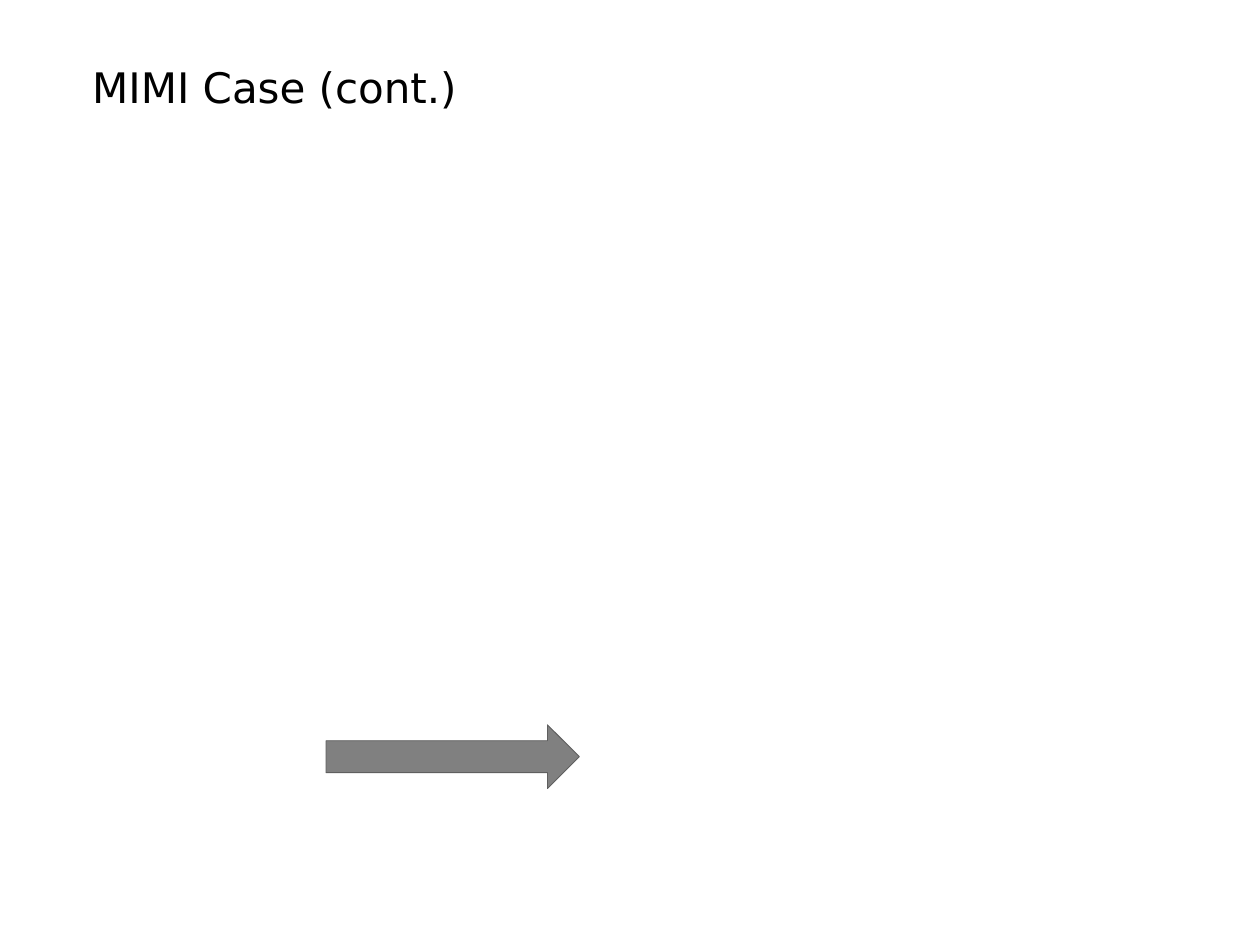
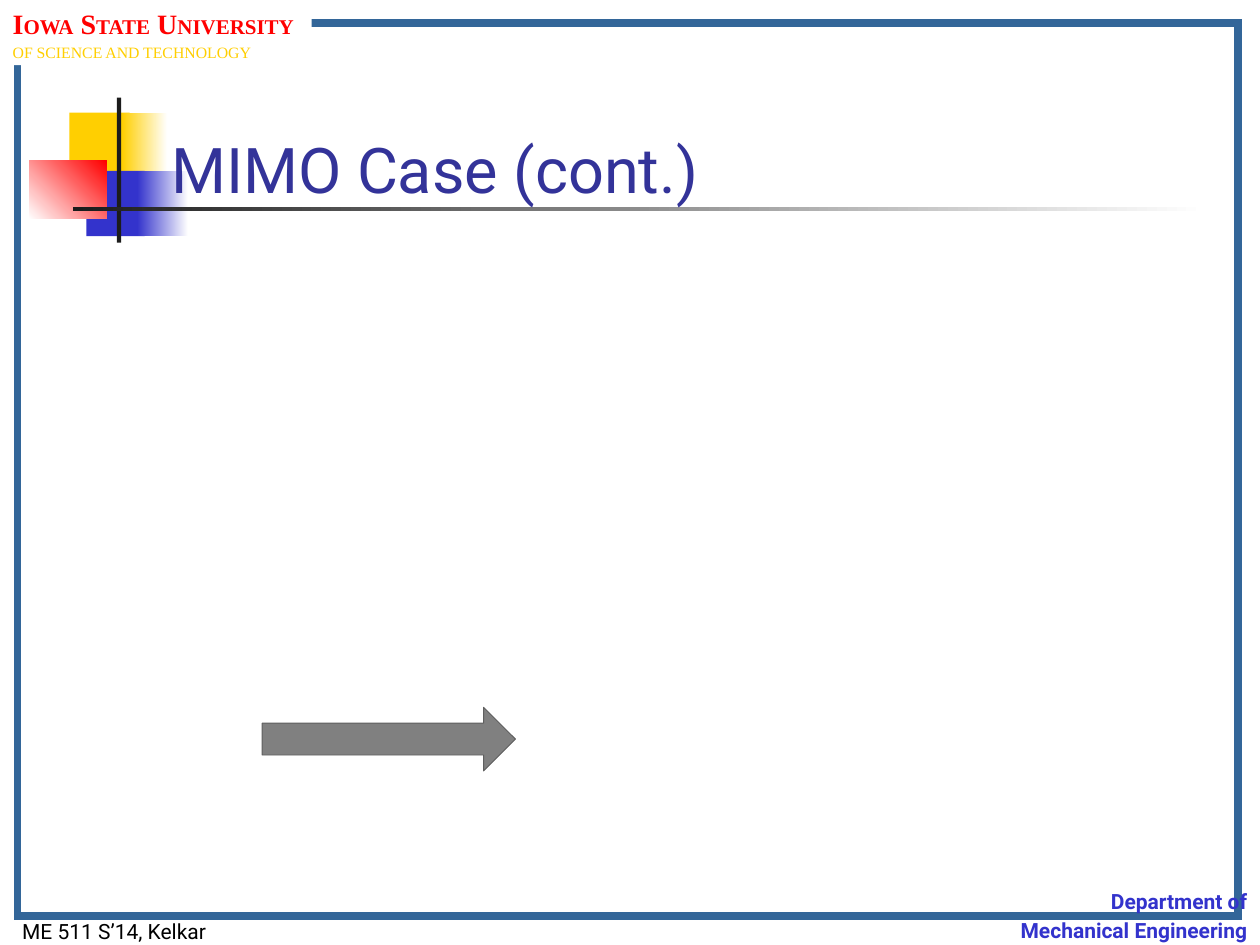
Before and after one commit to jasonnicholson/ME_511_Spring_2014_Lectures, a slide deck: slide 6 of me511_S14__Lect.Notes_Set10.pptm. Drawn at 1260x945 pixels with LibreOffice and Linux fonts; fonts in the diff are those of the drawing; grey boxes stand for pictures; background and template pictures are left out. Boxes give left, top, right and bottom in pixels: in the first picture for what was removed or moved away, otherwise in the second. Text is boxed around its words. In the diff, an @@ line names an element or a change of style, - is before the commit and + after.

```diff
--- a/me511_S14__Lect.Notes_Set10.pptm
+++ b/me511_S14__Lect.Notes_Set10.pptm
@@ rectangle added at (x1=18, y1=23, x2=1239, y2=915), outline #336699 4.5 pt @@
@@ text added at (x1=13, y1=47, x2=251, y2=58), 9 pt, text #FFCF01 @@
+IOWA STATE UNIVERSITY
+OF SCIENCE AND TECHNOLOGY
@@ title "MIMO Case (cont.)" at (x1=171, y1=142, x2=698, y2=208): vertical alignment top to bottom @@
@@ rectangle added at (x1=69, y1=112, x2=130, y2=178), fill #FFCF01 @@
@@ rectangle added at (x1=117, y1=98, x2=121, y2=243), fill #1C1C1C @@
@@ rectangle added at (x1=122, y1=112, x2=168, y2=178), fill gradient #FFCF01 to #FFFFFF @@
@@ title at (x1=171, y1=142, x2=698, y2=208): text changed; size 24 to 36 pt; font DejaVu Sans to Roboto; text colour #000000 to #333399 @@
-MIMI Case (cont.)
+MIMO Case (cont.)
@@ rectangle added at (x1=29, y1=161, x2=106, y2=219), fill gradient #FFFFFF to #FF0000 @@
@@ rectangle added at (x1=87, y1=171, x2=145, y2=237), fill #3333CC @@
@@ rectangle added at (x1=137, y1=171, x2=188, y2=237), fill gradient #3333CC to #FFFFFF @@
@@ rectangle added at (x1=73, y1=207, x2=1207, y2=210), fill gradient #1C1C1C to #FFFFFF @@
@@ right arrow moved from (x1=326, y1=724, x2=580, y2=789) to (x1=262, y1=707, x2=515, y2=771) @@
@@ text added at (x1=1021, y1=889, x2=1247, y2=943), 12 pt, text #3333CC, bold @@
+Department of
+Mechanical Engineering
@@ text added at (x1=22, y1=923, x2=206, y2=942), 12 pt, text #000000 @@
+ME 511 S’14, Kelkar
```
Also in this commit, not shown: 13 other slides changed, 1 other file.
